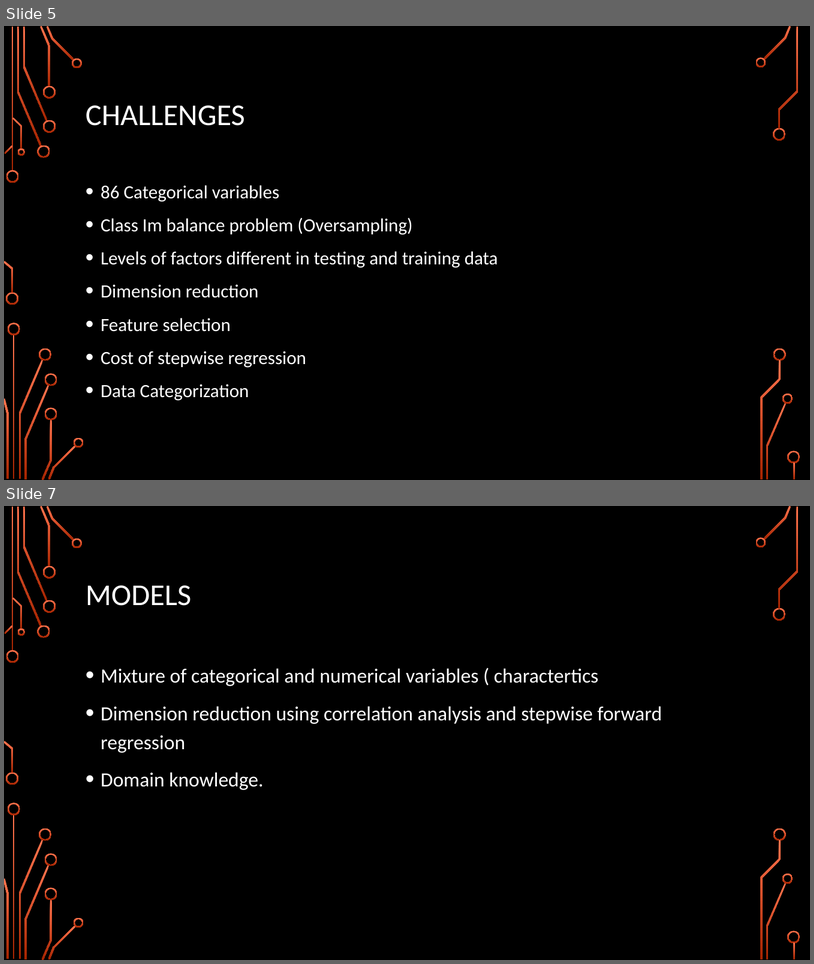
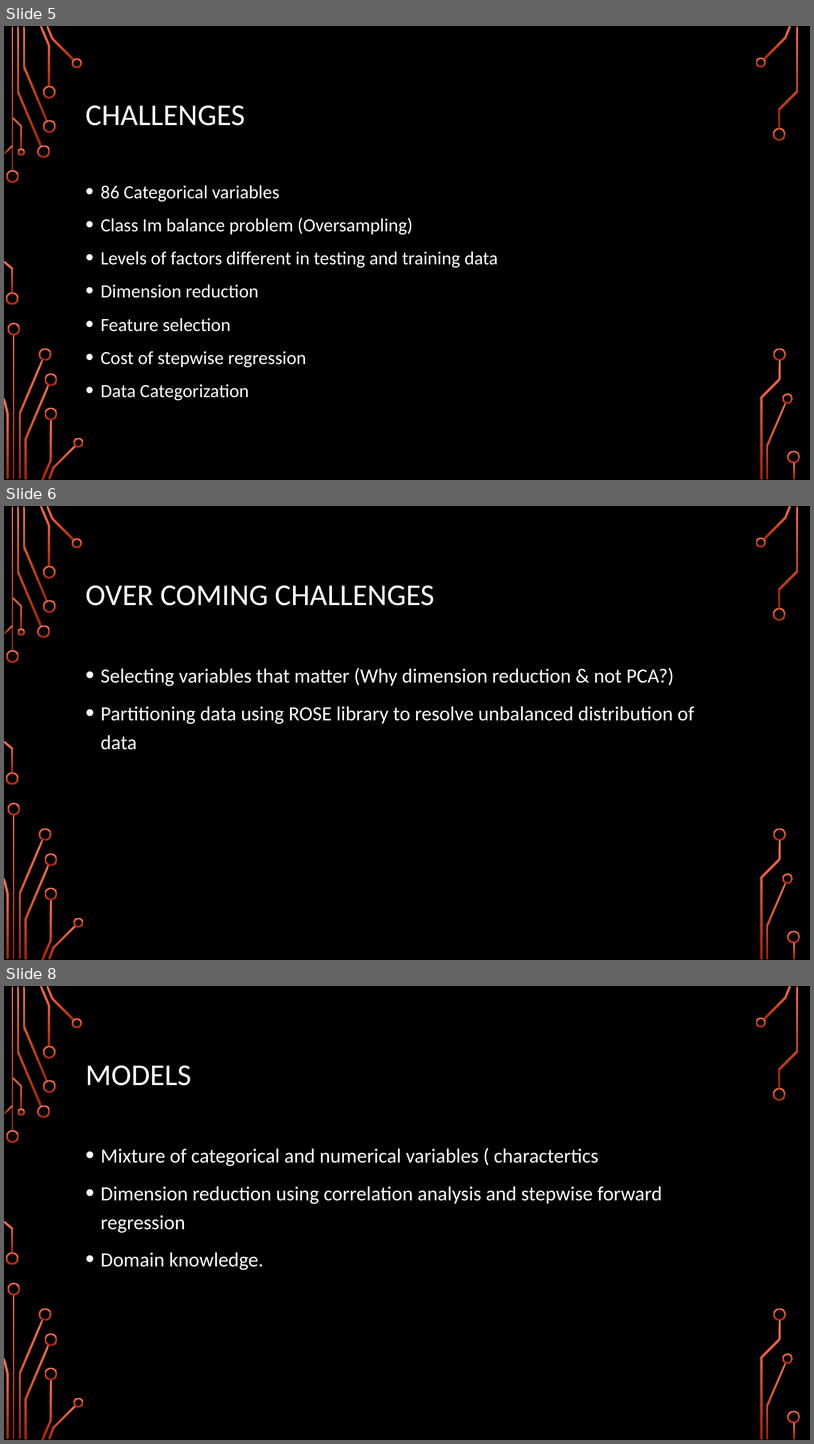
Before and after one commit to karimkhamwani/data-mining, a slide deck: Caravan.pptx. Shown one above the other, each under a label of ours: slides 5 and 7 before the commit, slides 5, 6 and 8 after it; the slides between them are not shown. The pictures are 814x964 and 814x1444 pixels, drawn with LibreOffice and Linux fonts; fonts in the diff are those of the drawing; background and template pictures are left out. Boxes give left, top, right and bottom in pixels: in the first picture for what was removed or moved away, otherwise in the second. Text is boxed around its words. In the diff, an @@ line names an element or a change of style, - is before the commit and + after.

```diff
--- a/Caravan.pptx
+++ b/Caravan.pptx
@@ slide 6 added at [4,506,810,960], background picture (left out); not listed: 36 template elements that a slide beside it also shows @@
@@ title added at [86,585,435,606], 36 pt, text #FFFFFF @@
+OVER COMING CHALLENGES
@@ text added at [101,667,695,750], 24 pt, text #FFFFFF @@
+• Selecting variables that matter (Why dimension reduction & not PCA?)
+• Partitioning data using ROSE library to resolve unbalanced distribution of data
@@ what was slide 7 is now slide 8 @@
```
Also in this commit, not shown: 2 slides changed, 2 other files.
